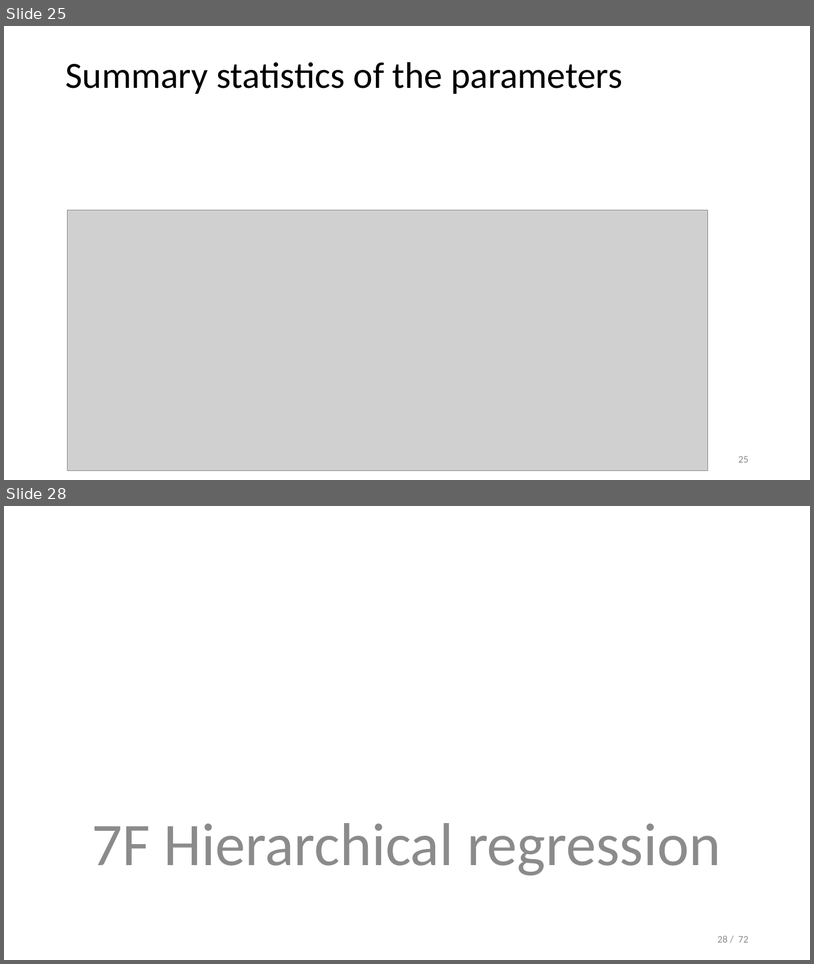
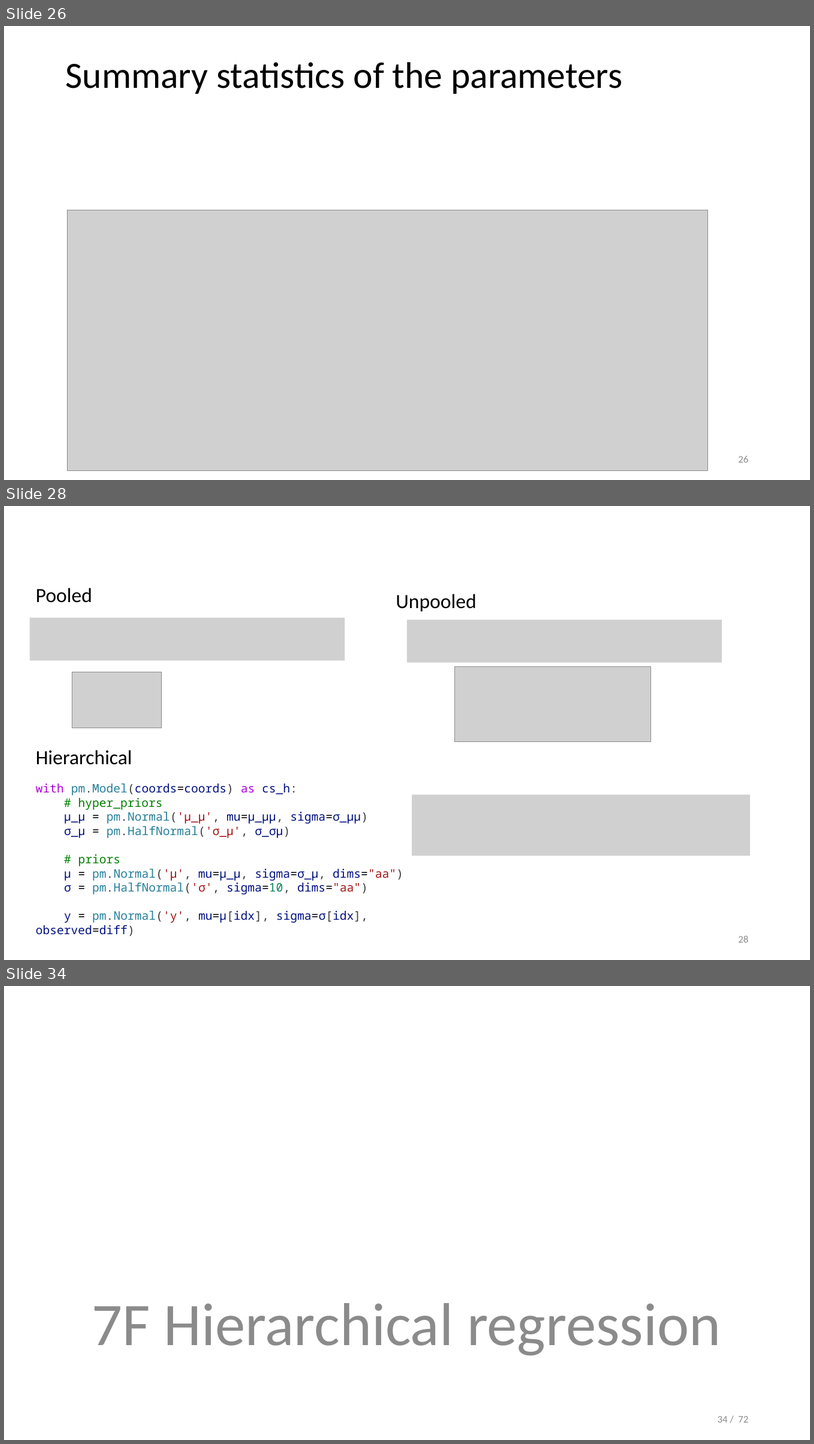
Before and after one commit to opherdonchin/StatisticalComputationAndAnalysis, a slide deck: Lectures/Lecture 7 Hierarchial models.pptx. Shown one above the other, each under a label of ours: slides 25 and 28 before the commit, slides 26, 28 and 34 after it; the slides between them are not shown. The pictures are 814x964 and 814x1444 pixels, drawn with LibreOffice and Linux fonts; fonts in the diff are those of the drawing; grey boxes stand for pictures. Boxes give left, top, right and bottom in pixels: in the first picture for what was removed or moved away, otherwise in the second. Text is boxed around its words. In the diff, an @@ line names an element or a change of style, - is before the commit and + after.

```diff
--- a/Lectures/Lecture 7 Hierarchial models.pptx
+++ b/Lectures/Lecture 7 Hierarchial models.pptx
@@ slide 28 added at [4,506,810,960], background #FFFFFF @@
@@ text added at [36,588,92,603], 24 pt, text #000000 @@
+Pooled
@@ text added at [396,594,476,612], 24 pt, text #000000 @@
+Unpooled
@@ picture added at [30,618,345,661] @@
@@ picture added at [408,620,723,663] @@
@@ picture added at [455,666,651,741] @@
@@ picture added at [72,672,161,727] @@
@@ text added at [36,750,132,765], 24 pt, text #000000 @@
+Hierarchical
@@ text added at [36,783,404,936], 14 pt, text #001080 @@
+with pm.Model(coords=coords) as cs_h:
+# hyper_priors
+μ_μ = pm.Normal('μ_μ', mu=μ_μμ, sigma=σ_μμ)
+σ_μ = pm.HalfNormal('σ_μ', σ_σμ)
+# priors
+μ = pm.Normal('μ', mu=μ_μ, sigma=σ_μ, dims="aa")
+σ = pm.HalfNormal('σ', sigma=10, dims="aa")
+y = pm.Normal('y', mu=μ[idx], sigma=σ[idx], observed=diff)
@@ picture added at [413,795,750,856] @@
@@ page number added at [738,935,749,942], 12 pt, text #8C8C8C @@
+28
@@ what was slide 25 is now slide 26 @@
@@ page number at [738,456,749,462]: text changed @@
-25
+26
@@ what was slide 28 is now slide 34 @@
@@ page number at [718,1416,749,1422]: text changed @@
-28 / 72
+34 / 72
```
Also in this commit, not shown: 1 slide changed, 6 other slides added, 1 slide removed, 1 other file.
